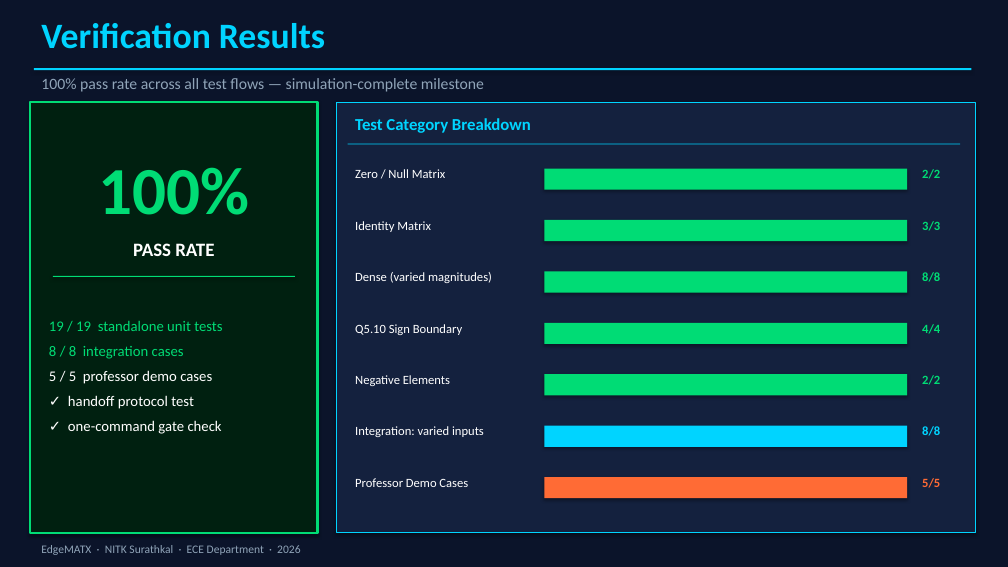
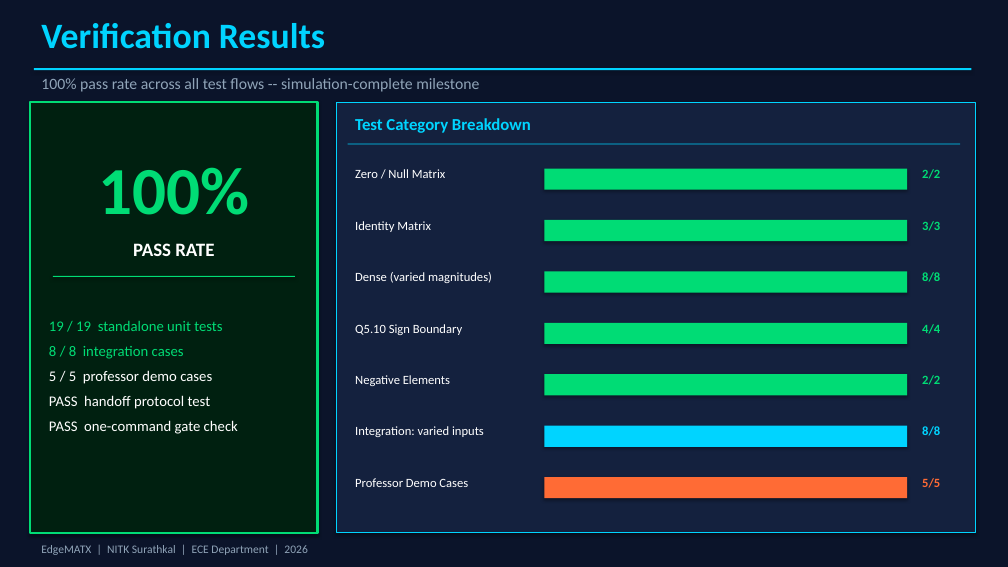
Before and after one commit to Quicksilver008/TinyML-Accelerator, a slide deck: slide 11 of docs/major/EdgeMATX_presentation.pptx (slide 9 before the commit). Drawn at 1008x567 pixels with LibreOffice and Linux fonts; fonts in the diff are those of the drawing. Boxes give left, top, right and bottom in pixels: in the first picture for what was removed or moved away, otherwise in the second. Text is boxed around its words. In the diff, an @@ line names an element or a change of style, - is before the commit and + after.

Commit message:
rename report to midsem, add EdgeMATX slides, update firmware.hex

```diff
--- a/docs/major/EdgeMATX_presentation.pptx
+++ b/docs/major/EdgeMATX_presentation.pptx
@@ text at (41, 78, 479, 92): text changed @@
-100% pass rate across all test flows — simulation-complete milestone
+100% pass rate across all test flows -- simulation-complete milestone
@@ text at (49, 395, 238, 434): text changed @@
-✓ handoff protocol test
-✓ one-command gate check
+PASS handoff protocol test
+PASS one-command gate check
@@ text at (41, 545, 307, 555): text changed @@
-EdgeMATX · NITK Surathkal · ECE Department · 2026
+EdgeMATX | NITK Surathkal | ECE Department | 2026
```
Also in this commit, not shown: 14 other slides changed, 2 slides added, 6 other files.
